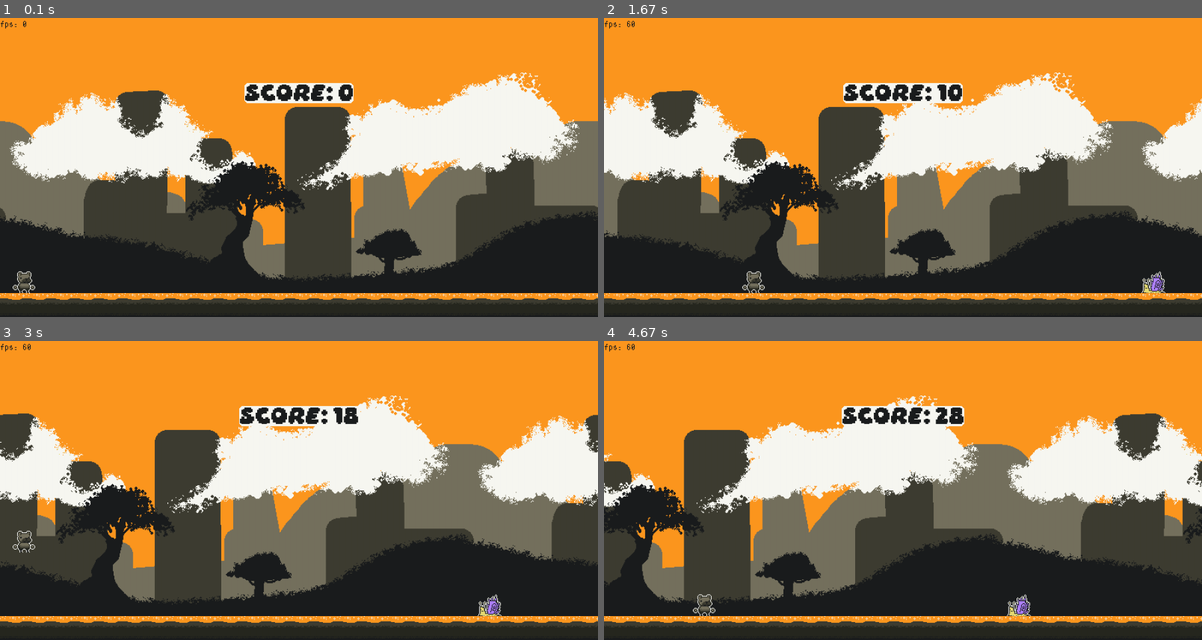
Above: before the commit, frames 1-4 (two rows, left to right).
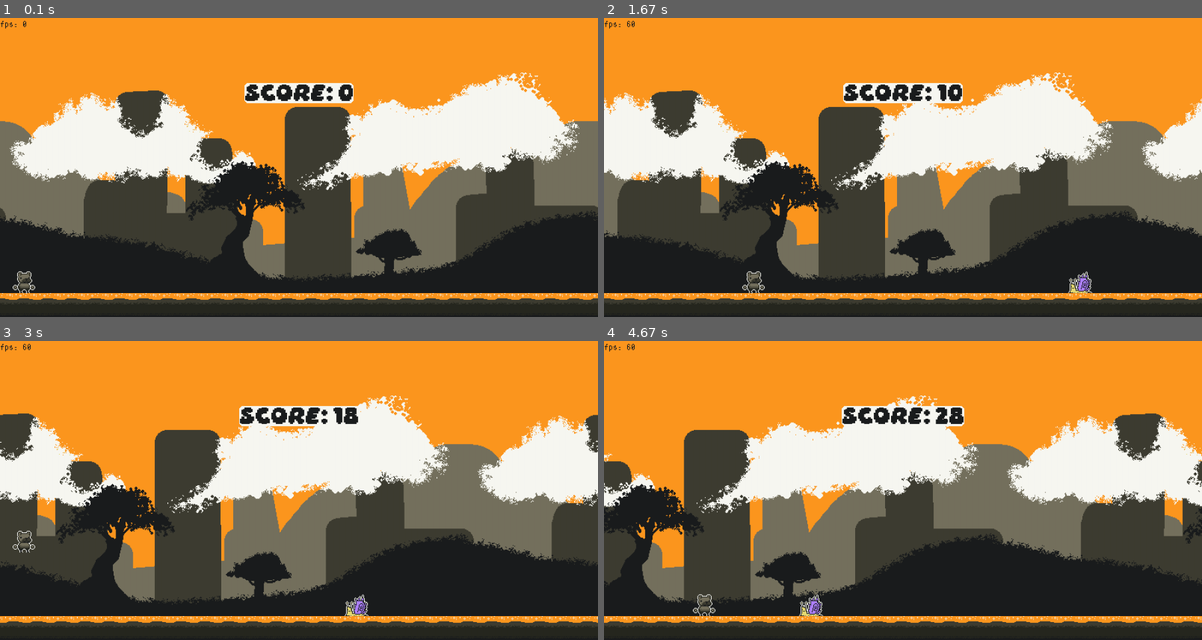
Above: after the commit, the same moments.

Repository: Garudaakuma/Learning-pygame
Game: pygame game, started from TDE - PYGAME/capyRun.py
Same seed, same stepped clock (60 frames per second), same inputs: the game is played once before the commit and once after it.
Inputs (mouse positions are in pixels of both pictures, inside the frame that each line leads up to):
- Up to frame 1 (0.1 s): no input
- Up to frame 2 (1.67 s): hold Right 0.33-0.8 s; hold Up 0.83-1.13 s; hold Right 1.17-1.63 s; move the mouse to (1094, 158) at 1.2 s
- Up to frame 3 (3 s): hold Left 1.67-2.2 s; hold Left 2.23-2.63 s; hold Up from 2.67 s (still down)
- Up to frame 4 (4.67 s): release Up at 3.03 s; hold Right 3.07-3.7 s; hold Left 3.73-4.2 s; hold Right from 4.23 s (still down)

The runs differ from the first frame. In frame 1, 0.6% of the frame differs, in the area x 0-100%, y 92-95%; in frame 2, 0.9%; in frame 3, 1.2%; in frame 4, 1.2%, in the area x 0-100%, y 84-95%.

Commit message:
GROUND IS MOVING YIPPE

Diff:
--- a/TDE - PYGAME/DATA/SCRIPT/entitys.py
+++ b/TDE - PYGAME/DATA/SCRIPT/entitys.py
@@ -22,7 +22,7 @@
 
     def walk_cicle(self, speed:int, dt:float):
         self.display.blit(self.img, self.rect)
-        self.rect.x -= speed * dt
+        self.rect.x -= speed+1 * dt
         if self.rect.x <= -32:
             self.rect.x = self.display.get_width()+32
 
--- a/TDE - PYGAME/DATA/SCRIPT/main.py
+++ b/TDE - PYGAME/DATA/SCRIPT/main.py
@@ -19,6 +19,10 @@
             'Game_over': False
         }
 
+        self.score = 0
+        self.speed = 1
+        self.speed_clock = 0
+
         pyg.init()
         pyg.display.set_caption('CapyRun')
         self.screen = pyg.display.set_mode(self.RESOLUTION)
@@ -35,11 +39,11 @@
         self.sky_rect2 = self.sky_surface.get_rect(midbottom=(self.display.get_width() + self.display.get_width()/2,self.display.get_height()+65))
 
         self.ground_surface = self.util.image_load('IMAGE','floor_grass.png')
+        self.ground_rect = self.ground_surface.get_rect(midbottom=(self.display.get_width()/2,self.display.get_height()))
+        self.ground_surface2 = self.util.image_load('IMAGE','floor_grass.png')
+        self.ground_rect2 = self.ground_surface2.get_rect(midbottom=(self.display.get_width() + self.display.get_width()/2,self.display.get_height()))
 
         self.fade_obj = util_.transition_image(self.display)
-
-        self.score = 0
-        self.speed = 1
 
         self.snail_obj = enti_.Enemy(self.display, 'snail')
 
@@ -71,7 +75,15 @@
                 self.sky_rect.x -= self.speed * dt
                 self.display.blit(self.sky_surface, self.sky_rect)
 
-                self.display.blit(self.ground_surface, (0,self.display.get_height()-32))
+                if self.ground_rect2.x <= -self.display.get_width():
+                    self.ground_rect2.x = self.display.get_width()
+                self.ground_rect2.x -= self.speed * dt
+                self.display.blit(self.ground_surface2, self.ground_rect2)
+
+                if self.ground_rect.x <= -self.display.get_width():
+                    self.ground_rect.x = self.display.get_width()
+                self.ground_rect.x -= self.speed * dt
+                self.display.blit(self.ground_surface, self.ground_rect)
 
                 # text
                 fps_text = util_.text_fonts(self.display, 'ConsolaMono-book.ttf', 10, (0,0), f'fps: {self.clock.get_fps()*dt:.0f}', False, '#1b1d1e')
@@ -82,6 +94,10 @@
                 self.display.blit(score_text.font_surface, score_text.font_rect)
 
                 self.score += 0.1
+                self.speed_clock += 0.1
+                if self.speed_clock >= 100:
+                    self.speed += 1
+                    self.speed_clock = 0
 
                 # snail walking
                 self.snail_obj.walk_cicle(self.speed,dt)
